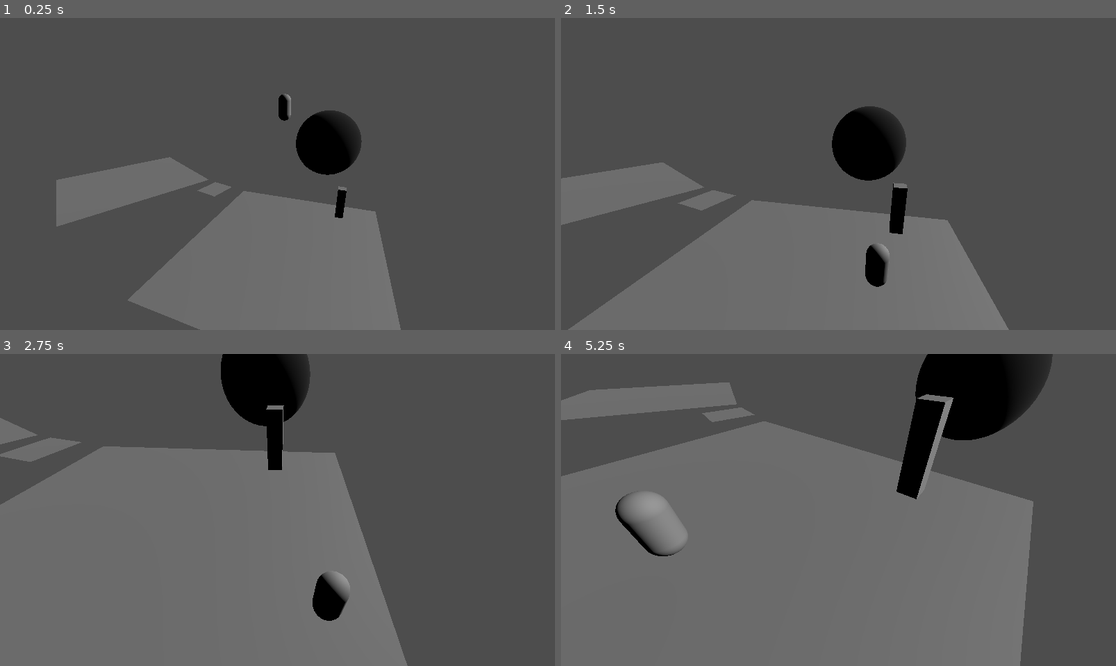
Above: before the commit, frames 1-4 (two rows, left to right).
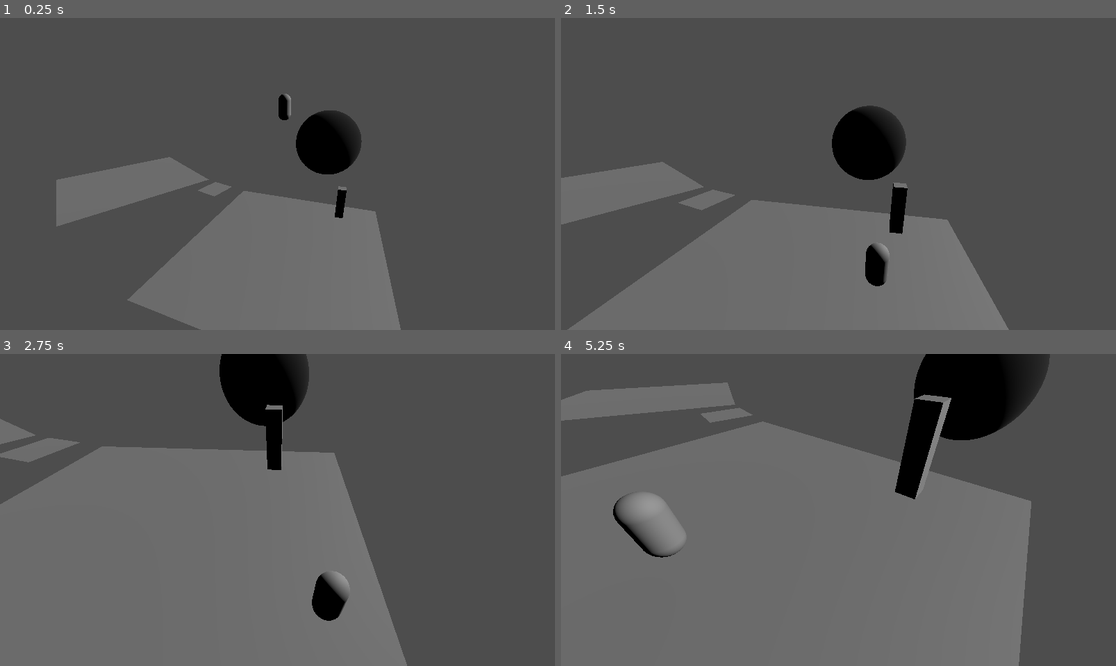
Above: after the commit, the same moments.

Repository: GreggSchaffter/gwj69project
Game: Godot game, scene res://scenes/game_world.tscn
The game is run twice, just before and just after one commit, with the same random seed, the same clock (stepped at 60 frames per second) and the same inputs.
Inputs:
- Up to frame 1 (0.25 s): no input
- Up to frame 2 (1.5 s): hold D (right) 0.53-1.28 s; hold E (interact) 0.53-1.28 s; tap Space (jump) at 0.77 s; hold S (down) from 1.28 s (still down); tap E (interact) at 1.35 s
- Up to frame 3 (2.75 s): tap Space (jump) at 1.52 s; release S (down) at 2.03 s; hold D (right) from 2.03 s (still down); hold E (interact) from 2.03 s (still down)
- Up to frame 4 (5.25 s): release D (right) at 2.78 s; release E (interact) at 2.78 s; hold W (up) 2.78-3.53 s; tap E (interact) at 2.85, 4.35 s; tap Space (jump) at 3.02, 3.77, 4.52 s; hold E (interact) 3.53-4.28 s; hold A (left) 3.53-5.03 s; hold S (down) from 5.03 s (still down); hold E (interact) from 5.03 s (still down)

The runs differ from the first frame. In frame 1, less than 0.1% of the frame differs, in the area x 10-72%, y 24-100%; in frame 2, 0.3%; in frame 3, 0.3%; in frame 4, 1.1%, in the area x 0-89%, y 0-100%.

Commit message:
3d puzzle set up

Diff:
--- a/scenes/game_world.tscn
+++ b/scenes/game_world.tscn
@@ -123,9 +123,10 @@
 [node name="Lock" type="Node3D" parent="Map/Room 1"]
 transform = Transform3D(1, 0, 0, 0, 1, 0, 0, 0, 1, 7.37059, 0, 5.2915)
 
-[node name="Puzzle" parent="Map/Room 1/Lock" node_paths=PackedStringArray("canvas_layer", "active_area") instance=ExtResource("3_tu7mj")]
+[node name="Puzzle" parent="Map/Room 1/Lock" node_paths=PackedStringArray("canvas_layer", "active_area", "camera_point") instance=ExtResource("3_tu7mj")]
 canvas_layer = NodePath("../CanvasLayer")
 active_area = NodePath("../Area3D")
+camera_point = NodePath("../CameraPoint")
 
 [node name="MeshInstance3D" type="MeshInstance3D" parent="Map/Room 1/Lock"]
 transform = Transform3D(1, 0, 0, 0, 1, 0, 0, 0, 1, 0.000572205, 2.00024, -0.000686646)
@@ -186,6 +187,9 @@
 autowrap_mode = 0
 script = SubResource("GDScript_5xave")
 
+[node name="CameraPoint" type="Marker3D" parent="Map/Room 1/Lock"]
+transform = Transform3D(-0.181274, 0.173441, -0.968017, 7.70908e-09, 0.984325, 0.176363, 0.983433, 0.0319701, -0.178433, -2.17642, 2.03517, -0.164028)
+
 [node name="Center" type="Marker3D" parent="Map/Room 1"]
 gizmo_extents = 2.5
 
--- a/scripts/Camera.gd
+++ b/scripts/Camera.gd
@@ -11,10 +11,15 @@
 
 # Called every frame. 'delta' is the elapsed time since the previous frame.
 func _process(delta):
-	pass
-	var player_from_center = Global.player.global_position - center.global_position
-	var should_be = (player_from_center.normalized() * dist_from_center) + center.global_position
-	should_be.y = hight
-	global_position = (global_position - should_be) * 0.99 + should_be
-	$Looker.look_at(Global.player.global_position)
+	var should_be_pos: Vector3
+	if !Global.puzzling:
+		var player_from_center = Global.player.global_position - center.global_position
+		should_be_pos = (player_from_center.normalized() * dist_from_center) + center.global_position
+		should_be_pos.y = hight
+		$Looker.look_at(Global.player.global_position)
+	else:
+		should_be_pos = Global.puzzle_camera_pos
+		$Looker.global_rotation = Global.puzzle_camera_rot
+
+	global_position = (global_position - should_be_pos) * 0.99 + should_be_pos
 	global_rotation = (global_rotation - $Looker.global_rotation) * 0.99 + $Looker.global_rotation
--- a/scripts/global.gd
+++ b/scripts/global.gd
@@ -2,5 +2,7 @@
 
 
 var puzzling = false;
+var puzzle_camera_pos: Vector3;
+var puzzle_camera_rot: Vector3;
 
 var player: CharacterBody3D
--- a/scripts/puzzle.gd
+++ b/scripts/puzzle.gd
@@ -3,6 +3,7 @@
 
 @export var canvas_layer: CanvasLayer
 @export var active_area: Area3D
+@export var camera_point: Node3D
 
 
 
@@ -12,10 +13,12 @@
 
 	if !Global.puzzling:
 		Global.puzzling = true
-		canvas_layer.show()
+		Global.puzzle_camera_pos = camera_point.global_position
+		Global.puzzle_camera_rot = camera_point.global_rotation
+		#canvas_layer.show()
 	else:
 		Global.puzzling = false
-		canvas_layer.hide()
+		#canvas_layer.hide()
 
 func has_player():
 	for i in active_area.get_overlapping_bodies():
